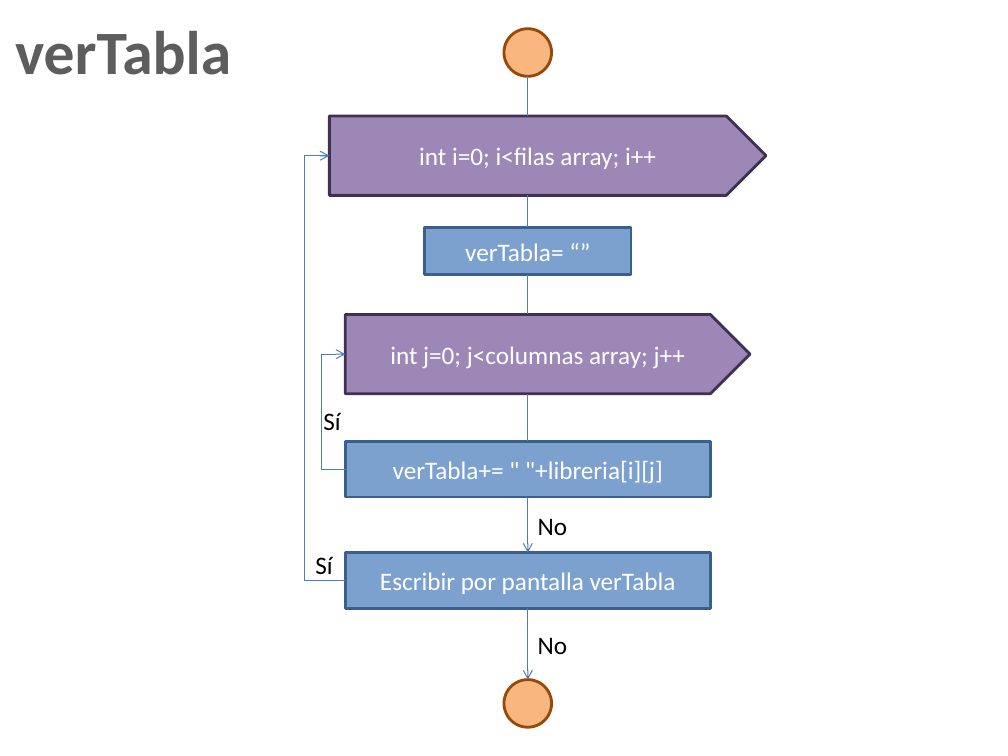
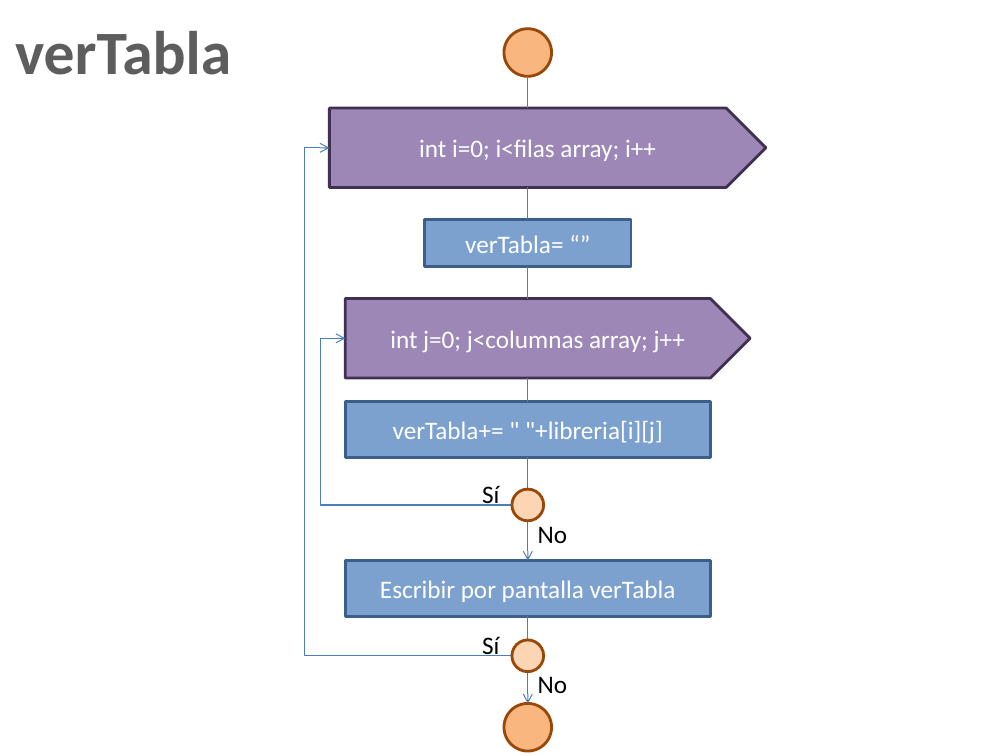
Before and after one commit to dj35/Proyecto-, a slide deck: slide 6 of Flujograma (2).pptx. Drawn at 1008x756 pixels with LibreOffice and Linux fonts; fonts in the diff are those of the drawing. Boxes give left, top, right and bottom in pixels: in the first picture for what was removed or moved away, otherwise in the second. Text is boxed around its words. In the diff, an @@ line names an element or a change of style, - is before the commit and + after.

```diff
--- a/Flujograma (2).pptx
+++ b/Flujograma (2).pptx
@@ line moved from (528, 77) - (528, 116) to (528, 77) - (528, 108) @@
@@ pentagon arrow "int i=0; i<filas array; i++": place and size @@
-pentagon arrow "int i=0; i<filas array; i++" at (330,116,766,196)
+pentagon arrow "int i=0; i<filas array; i++" at (330,108,766,187)
@@ elbow arrow moved from (346, 581) - (330, 156) to (512, 656) - (330, 148) @@
@@ line moved from (528, 196) - (528, 227) to (528, 187) - (528, 220) @@
@@ rectangle "verTabla= “”": place and size @@
-rectangle "verTabla= “”" at (424,227,631,274)
+rectangle "verTabla= “”" at (424,220,631,267)
@@ line moved from (528, 275) - (528, 314) to (528, 267) - (528, 298) @@
@@ pentagon arrow "int j=0; j<columnas array; j++": place and size @@
-pentagon arrow "int j=0; j<columnas array; j++" at (346,314,751,394)
+pentagon arrow "int j=0; j<columnas array; j++" at (346,298,751,378)
@@ elbow arrow moved from (347, 470) - (346, 354) to (512, 505) - (346, 339) @@
@@ line moved from (528, 394) - (528, 442) to (528, 378) - (528, 402) @@
@@ rectangle "verTabla+= " "+libreria[i][j]": place and size @@
-rectangle "verTabla+= " "+libreria[i][j]" at (346,442,711,497)
+rectangle "verTabla+= " "+libreria[i][j]" at (346,402,711,458)
@@ text "Sí": place and size @@
-text "Sí" at (323,412,340,430)
+text "Sí" at (482,485,499,506)
@@ arrow moved from (528, 497) - (528, 552) to (528, 458) - (528, 560) @@
@@ ellipse added at (512,489,543,520), fill #FCD5B5, outline #984807 2 pt @@
@@ text "No": place and size @@
-text "No" at (538,518,568,535)
+text "No" at (538,526,568,543)
@@ rectangle "Escribir por pantalla verTabla": place and size @@
-rectangle "Escribir por pantalla verTabla" at (346,552,711,608)
+rectangle "Escribir por pantalla verTabla" at (346,560,711,616)
@@ text "Sí" rewrapped from (315,556,332,581) to (482,636,499,656) @@
@@ arrow moved from (528, 608) - (528, 679) to (528, 616) - (528, 704) @@
@@ ellipse added at (512,640,543,671), fill #FCD5B5, outline #984807 2 pt @@
@@ text "No": place and size @@
-text "No" at (538,637,568,654)
+text "No" at (538,676,568,693)
@@ ellipse: place and size @@
-ellipse at (504,679,551,727)
+ellipse at (504,704,551,751)
```
